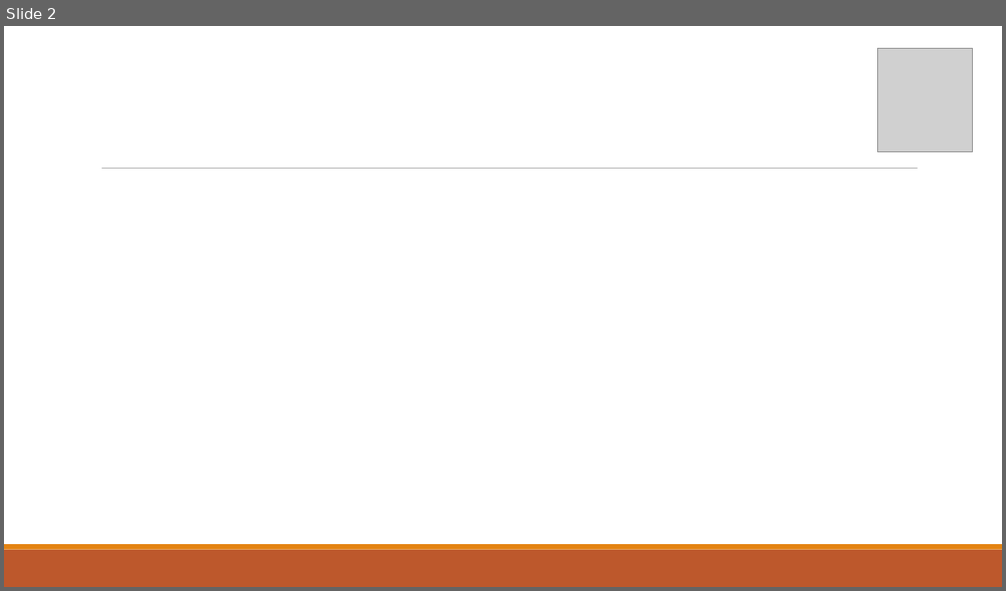
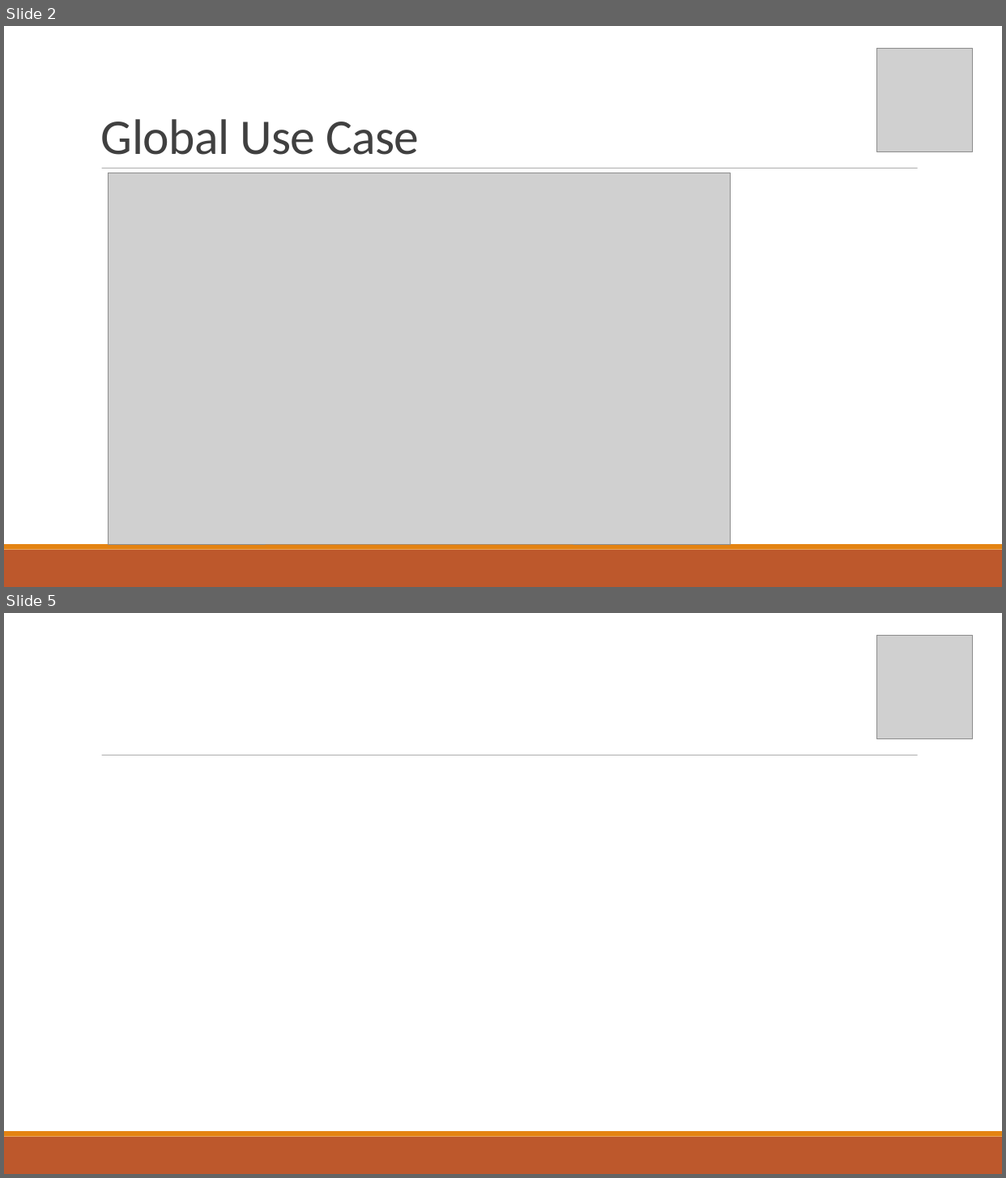
Before and after one commit to Corbono2/Banana-Clone, a slide deck: docs/Debugger.pptx. Shown one above the other, each under a label of ours: slide 2 before the commit, slides 2 and 5 after it; the slides between them are not shown. The pictures are 1006x591 and 1006x1178 pixels, drawn with LibreOffice and Linux fonts; fonts in the diff are those of the drawing; grey boxes stand for pictures. Boxes give left, top, right and bottom in pixels: in the first picture for what was removed or moved away, otherwise in the second. Text is boxed around its words. In the diff, an @@ line names an element or a change of style, - is before the commit and + after.

Commit message:
Added global use case -Ben

```diff
--- a/docs/Debugger.pptx
+++ b/docs/Debugger.pptx
@@ slide 2 added at [4,26,1002,587], background #FFFFFF; not listed: 3 template elements that a slide beside it also shows @@
@@ picture added at [878,49,973,152] @@
@@ text added at [101,119,419,155], 48 pt, text #404040 @@
+Global Use Case
@@ picture added at [108,173,731,544] @@
@@ what was slide 2 is now slide 5 @@
```
Also in this commit, not shown: 8 slides changed, 1 slide removed.
